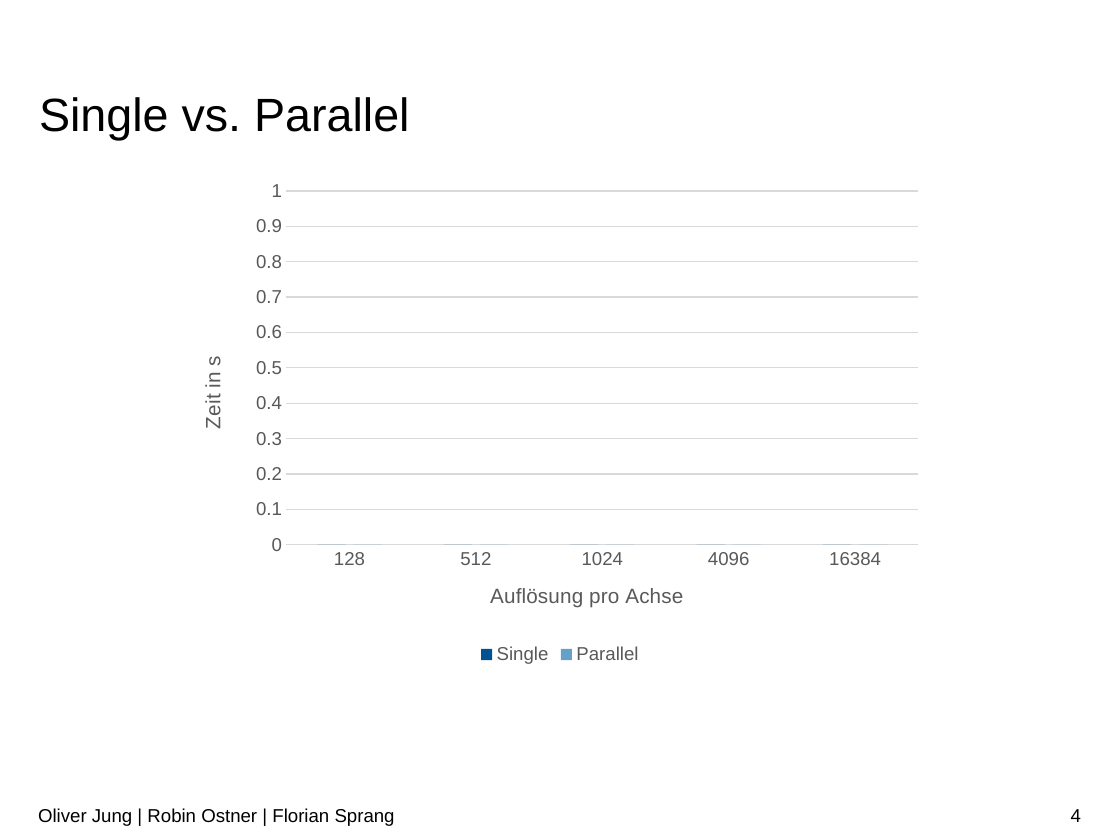
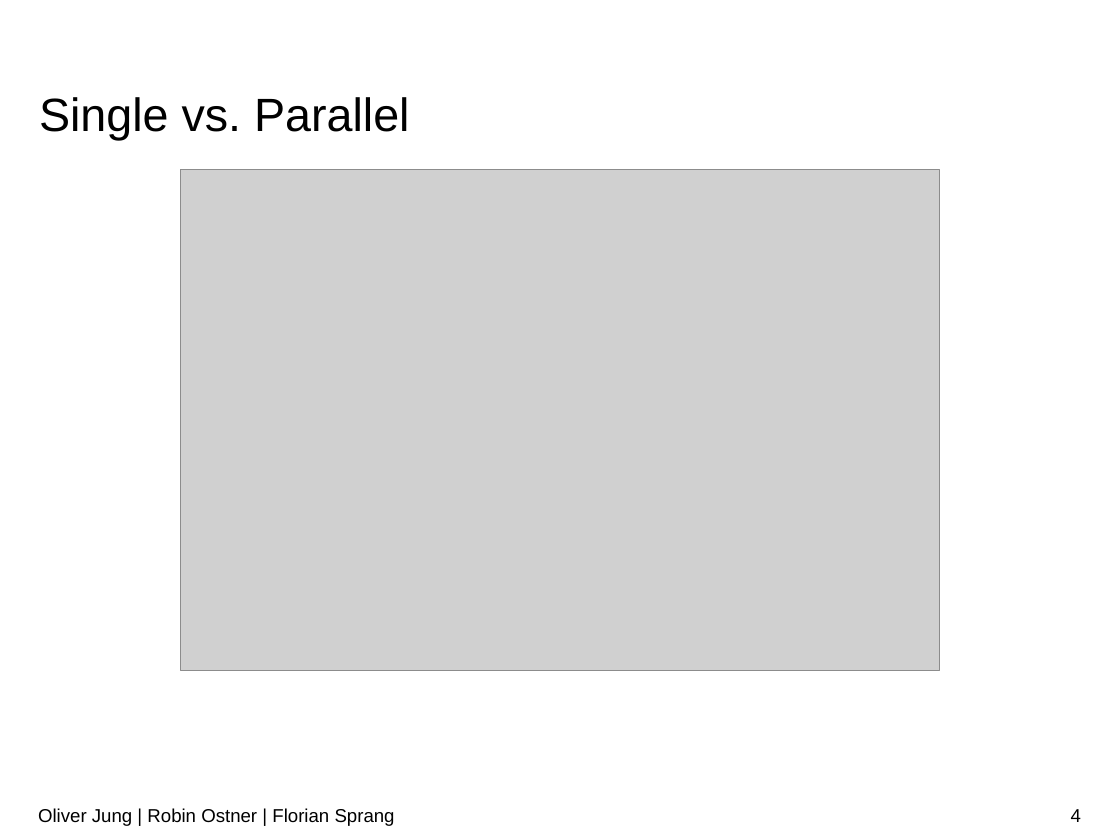
Before and after one commit to RobinOstner/IMGe, a slide deck: slide 4 of Präsentation.pptx. Drawn at 1120x840 pixels with LibreOffice and Linux fonts; fonts in the diff are those of the drawing; grey boxes stand for pictures; background and template pictures are left out. Boxes give left, top, right and bottom in pixels: in the first picture for what was removed or moved away, otherwise in the second. Text is boxed around its words. In the diff, an @@ line names an element or a change of style, - is before the commit and + after.

Commit message:
changed presentation

```diff
--- a/Präsentation.pptx
+++ b/Präsentation.pptx
@@ picture added at [180, 170, 939, 671] @@
@@ column chart removed at [187, 171, 934, 669] @@
-categories: 128, 512, 1024, 4096, 16384
-Single: 0, 0, 0, 0, 0
-Parallel: 0, 0, 0, 0, 0
```
